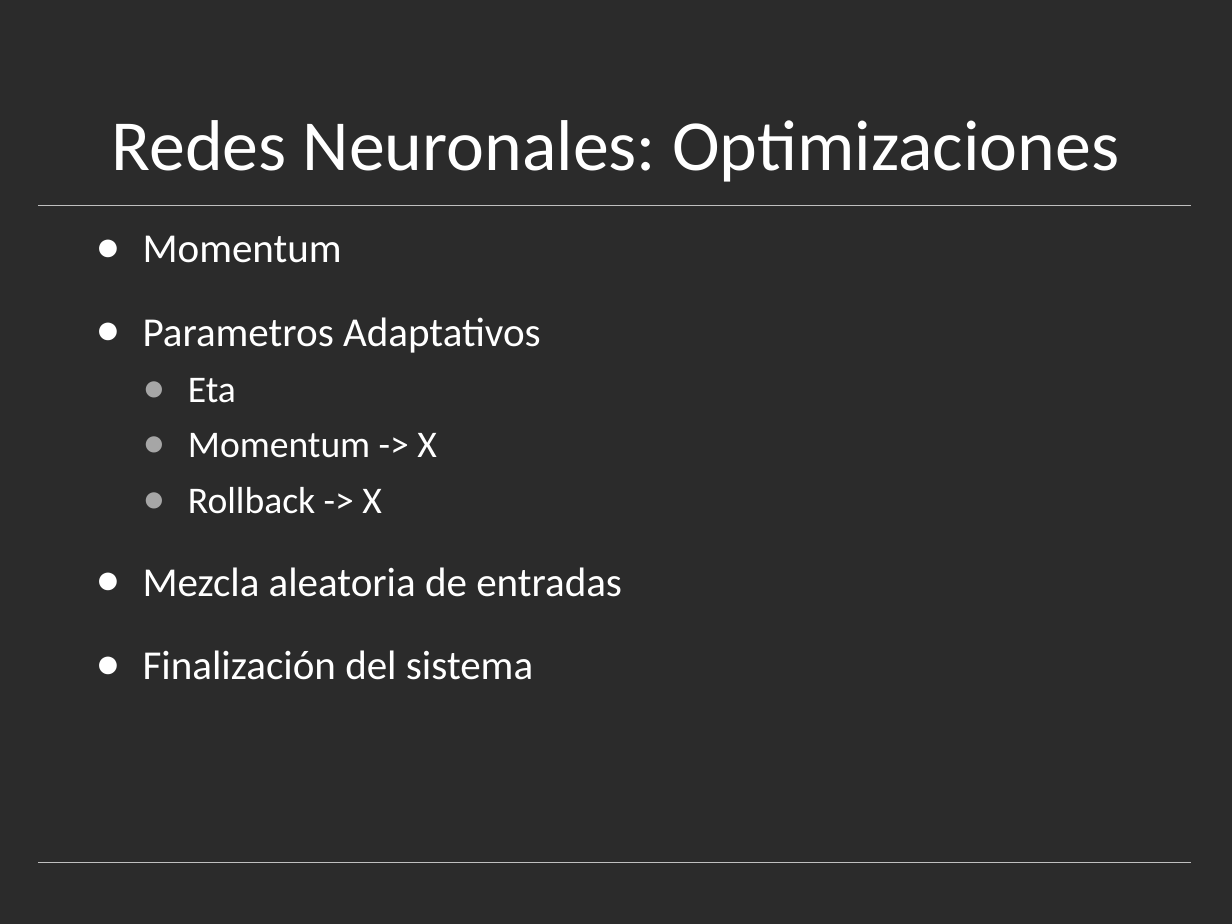
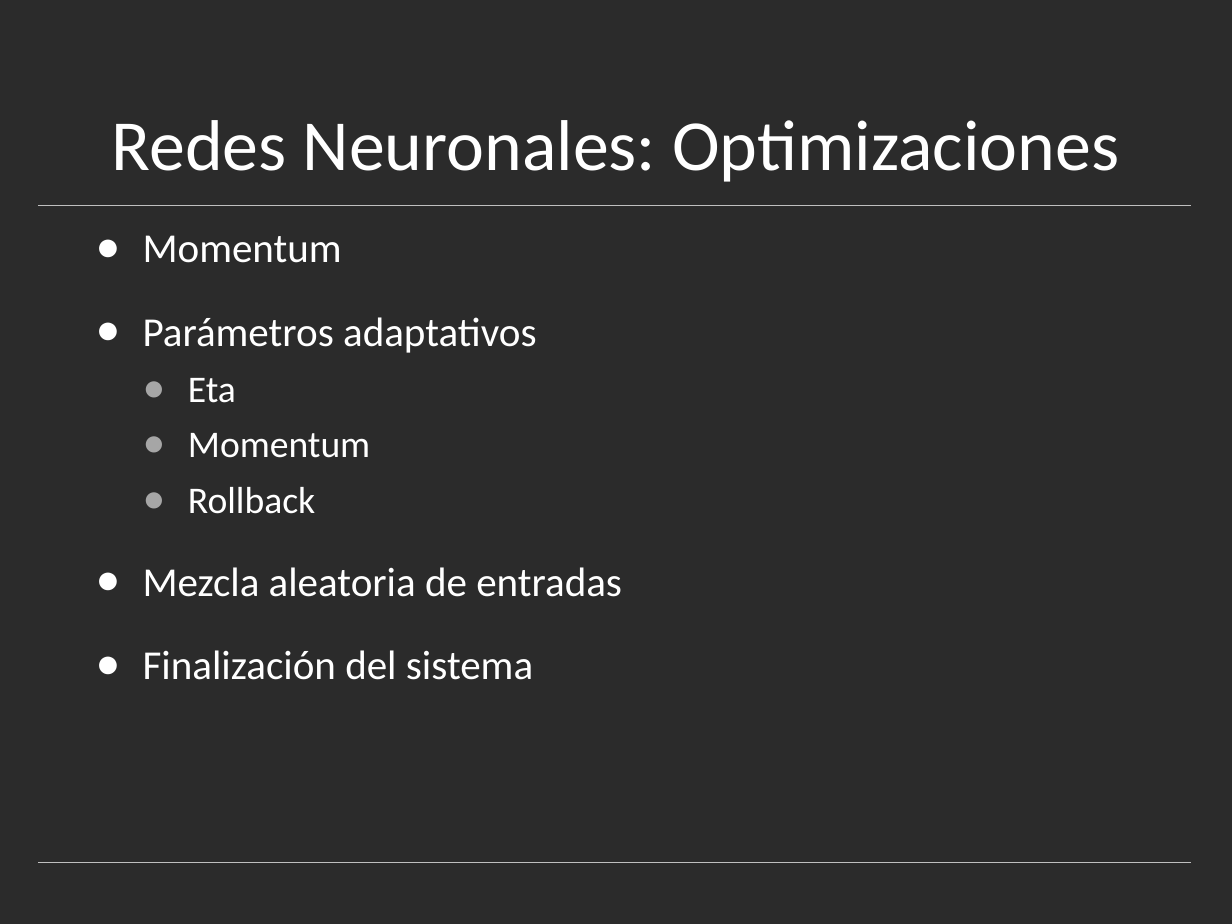
Before and after one commit to esneider/ITBA_SIA_13_NeuralNetworks, a slide deck: slide 5 of presentation/Presentacion_RN.ppt. Drawn at 1232x924 pixels with LibreOffice and Linux fonts; fonts in the diff are those of the drawing; background and template pictures are left out; a plain dark background stands for a picture behind light text. Boxes give left, top, right and bottom in pixels: in the first picture for what was removed or moved away, otherwise in the second. Text is boxed around its words. In the diff, an @@ line names an element or a change of style, - is before the commit and + after.

Commit message:
ppt

```diff
--- a/presentation/Presentacion_RN.ppt
+++ b/presentation/Presentacion_RN.ppt
@@ text at (143,317,537,353): text changed @@
-● Parametros Adaptativos
+● Parámetros adaptativos
@@ text at (188,433,370,514): text changed @@
-  ● Momentum -> X
-  ● Rollback -> X
+  ● Momentum
+  ● Rollback
```
Also in this commit, not shown: 4 other slides changed, 3 slides added.
